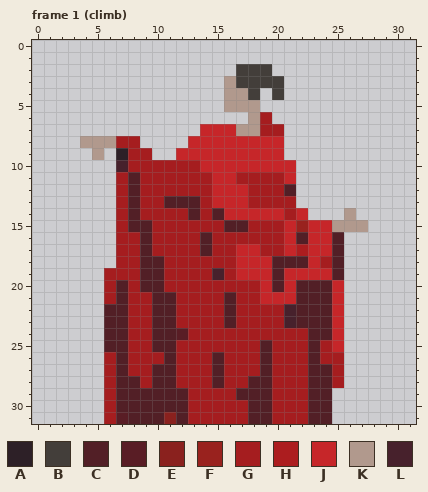
Two states of a pixel-art file, Assets/Sprites/lady_sprites/lady.ase. The picture above was drawn from the file before the commit.
32x32 pixels, 4 frames. Colours within 5 levels of each other are drawn and written as one. Shown: frame 1 (climb). The commit also changed other frames, which this record leaves out.
Palette (. is transparent): A #2d2027  B #433e3a  C #521f26  D #591d25  E #8a211e  F #99221e  G #a51d1f  H #ac1d1f  J #c62629  K #b1998d  L #47212c
Pixels before, frame 1 (climb), first column x 4:
 2 .............BBB........
 3 ............KBBBB.......
 4 ............KKB.B.......
 5 ............KKK.........
 6 ..............KG........
 7 ..........JJJKKGG.......
 8 KKKGG....JJJJJJJJ.......
 9 .K.AGG..JJJJJJJJJ.......
10 ...LGGGGGGJJJJJJJJ......
11 ...GCGGGGGGJJGGGGJ......
12 ...GCGGGGGGJJJGGGC......
13 ...GCGGCCCGJJJGGGG......
14 ...GCGGGGCGCJJJJJGJ...K.
15 ...GCCGGGGGGCCGGGJFJJKKK
16 ...GGCGGGGCGGGGGGJCJJC..
17 ...GGCGGGGCGGJJGGJHJJC..
18 ...GGCCGGGGGGJJJCCCJGC..
19 ..GGGCCGGGGLGJJJCJJJJC..
20 ..GCGCCGGGGGGGGJCJCCCJ..
21 ..GCGGCCGGGGCGGJJJCCCJ..
22 ..CCGGCCGGGGCGGGGLCCCJ..
23 ..CCGGCCGGGGCGGGGLCCCJ..
24 ..CCGGCCDGGGGGGGGGGCCJ..
25 ..CCGGCCGGGGGGGCGGGCGJ..
26 ..GCGGGCGGGCGGGCGGGCGG..
27 ..GCGGCCGGGCGGGCGGGCCG..
28 ..GCCGCCGGGCGGCCGGGCCG..
29 ..GCCCCCCGGGGCCCGGGCC...
30 ..GCCCCCCGGGGGCCGGGCC...
31 ..GDCCCECGGGGGCCGGGCC...
Now the later version:
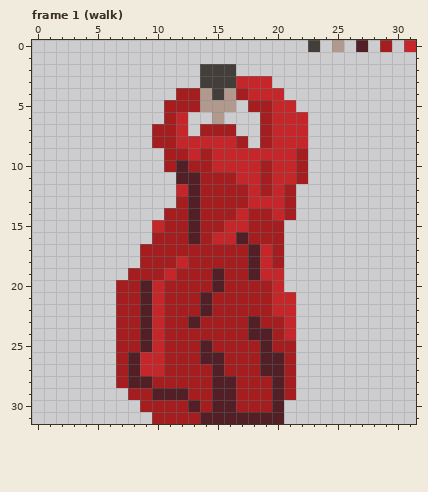
Changes in this commit:
layer "walk" now hidden
layer "rope_idle" added
layer "colors" now shown
Changed rows in their new state; - is an unchanged pixel.
Frame 1 (walk):
first column x 4:
 0 -------------------B-K-C-G-J
 2 ----------BBB...------------
 3 ----------BBBJJJ.-----------
 4 --------GGKB-GJJJ-----------
 5 -------GGGKK-.GGJJ----------
 6 -------GJ--K--.-JJJ---------
 7 ------GGJ-GGG..-JJJ---------
 8 .....-GGJ----G.G-JJ---------
 9 -.-...-GG-G------JG---------
10 ---....-C-G----G--G---------
11 ---.....CC-GGJJ-J-G---------
12 ---.....JC-GGGJ-JG----------
13 ---.....G--GGGJJJ-----------
14 ---....----GG-GG--.---.-----
15 ---...J--C--JJ---.......----
16 ---...---CGJJC---.....------
17 ---..G----G--GCJ-.....------
18 ---..GG-J----GC-G.....------
19 --..-GGJ---C-GC-J.....------
20 --.G--J----C---GJ.....------
21 --.G-CJG--C-G--G--....------
22 --.G-CJG--C-G---JJ....------
23 --.G-CJG-C--G-C--J....------
24 --.G-CJGG-----CC-J....------
25 --.G-CJG--C-------....------
26 --.GCJJG--C-----C-....------
27 --.GCJJG--------C-....------
28 --.G-CGG----C-GGC-....------
29 --..GG-----CCGGGC-...-------
30 --...GGGGC-CC-GGC....-------
31 --....GGG-CCCC--C....-------
